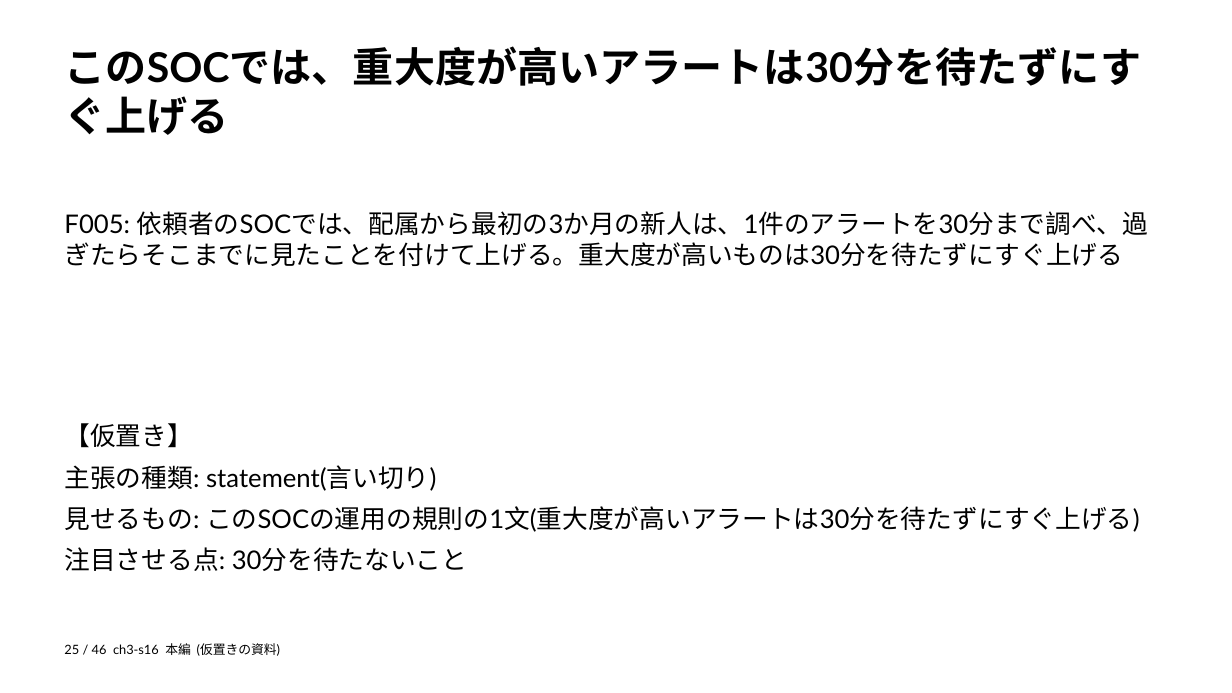
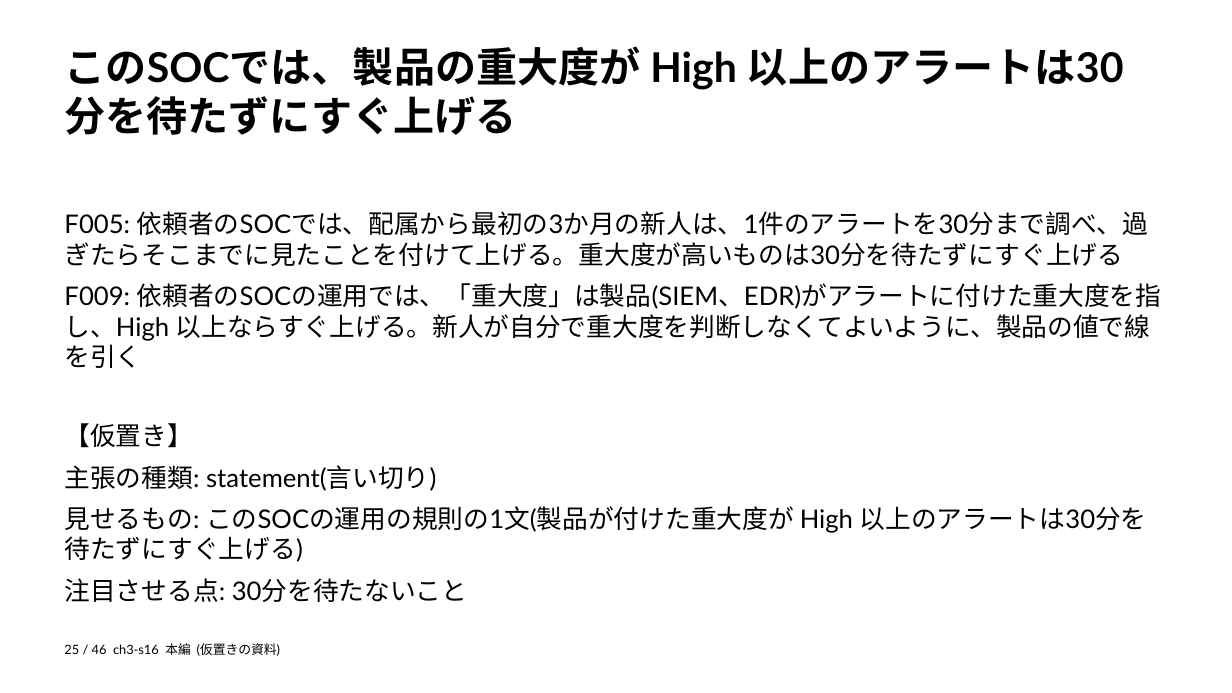
Before and after one commit to zyuuryuu/PPTX-Planner, a slide deck: slide 25 of trial/deck/preview/placeholder.pptx. Drawn at 1232x693 pixels with LibreOffice and Linux fonts; fonts in the diff are those of the drawing. Boxes give left, top, right and bottom in pixels: in the first picture for what was removed or moved away, otherwise in the second. Text is boxed around its words. In the diff, an @@ line names an element or a change of style, - is before the commit and + after.

```diff
--- a/trial/deck/preview/placeholder.pptx
+++ b/trial/deck/preview/placeholder.pptx
@@ text at box(64, 46, 1124, 90): text changed @@
-このSOCでは、重大度が高いアラートは30分を待たずにすぐ上げる
+このSOCでは、製品の重大度が High 以上のアラートは30分を待たずにすぐ上げる
@@ text at box(64, 283, 1161, 368): paragraph added @@
+F009: 依頼者のSOCの運用では、「重大度」は製品(SIEM、EDR)がアラートに付けた重大度を指し、High 以上ならすぐ上げる。新人が自分で重大度を判断しなくてよいように、製品の値で線を引く
@@ text at box(64, 506, 1147, 533): text changed @@
-見せるもの: このSOCの運用の規則の1文(重大度が高いアラートは30分を待たずにすぐ上げる)
+見せるもの: このSOCの運用の規則の1文(製品が付けた重大度が High 以上のアラートは30分を待たずにすぐ上げる)
```
Also in this commit, not shown: 3 other slides changed, 11 other files.
